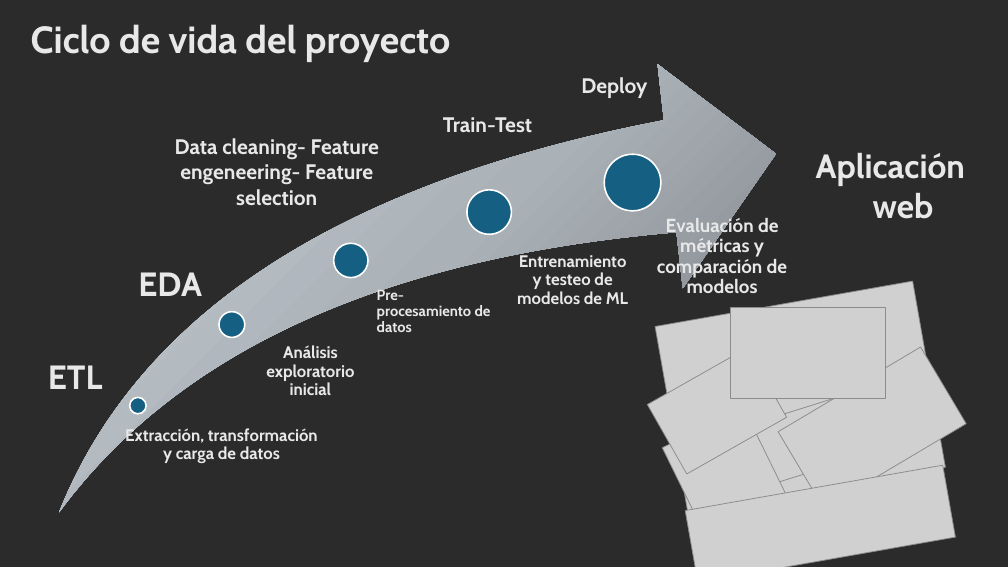
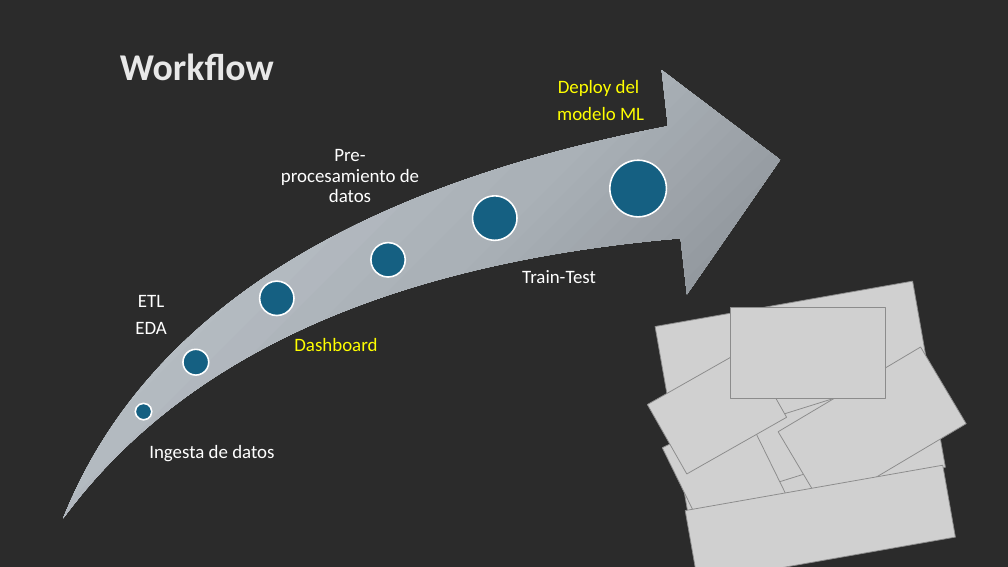
Before and after one commit to AgusDRizzo/Prueba, a slide deck: slide 4 of Presentacion_Data_Compass.pptx (slide 3 before the commit). Drawn at 1008x567 pixels with LibreOffice and Linux fonts; fonts in the diff are those of the drawing; grey boxes stand for pictures; background and template pictures are left out; a plain dark background stands for a picture behind light text. Boxes give left, top, right and bottom in pixels: in the first picture for what was removed or moved away, otherwise in the second. Text is boxed around its words. In the diff, an @@ line names an element or a change of style, - is before the commit and + after.

```diff
--- a/Presentacion_Data_Compass.pptx
+++ b/Presentacion_Data_Compass.pptx
@@ text at (120,53,274,81): text changed; font Cabin to Calibri @@
-Ciclo de vida del proyecto
+Workflow
@@ free added at (478,77,694,192), 18 pt, text #FFFF00 @@
+Deploy del
+modelo ML
@@ text removed at (581,77,647,98) @@
-Deploy
@@ text removed at (175,138,379,205) @@
-Data cleaning- Feature engeneering- Feature selection
@@ free "Pre-procesamiento de datos": place and size @@
-free "Pre-procesamiento de datos" at (377,288,491,332)
+free "Pre-procesamiento de datos" at (260,145,421,195)
@@ free "Pre-procesamiento de datos" at (260,145,421,195): size 14 to 18 pt, font Cabin to Calibri, text colour #E8E8E8 to #FFFFFF, bold off; alignment left to centre; more space between paragraphs @@
@@ 3 ellipses, 1 swoosh arrow: place and size @@
-3 ellipses, 1 swoosh arrow at (59,64,776,513)
+3 ellipses, 1 swoosh arrow at (64,70,780,519)
@@ text removed at (816,153,965,219) @@
-Aplicación
-web
@@ group removed at (125,216,788,463): 4 texts @@
-Extracción, transformación y carga de datos
-Análisis exploratorio inicial
-Entrenamiento y testeo de modelos de ML
-Evaluación de métricas y comparación de modelos
@@ ellipse: place and size @@
-ellipse at (333,243,368,278)
+ellipse at (371,243,406,278)
@@ free "Train-Test": place and size @@
-free "Train-Test" at (443,117,532,132)
+free "Train-Test" at (476,267,619,387)
@@ free "Train-Test" at (476,267,619,387): size 20 to 18 pt, font Cabin to Calibri, text colour #E8E8E8 to #FFFFFF, bold off; line spacing 1 to 0.9; more space between paragraphs @@
@@ free "ETL": place and size @@
-free "ETL" at (138,272,202,296)
+free "ETL" at (88,291,206,346)
@@ text in free at (138,295,164,307): paragraph added @@
+ETL
@@ ellipse added at (259,281,294,316), fill #156082, outline #FFFFFF 1.5 pt @@
@@ text in free at (135,322,166,334): size 32 to 18 pt, font Cabin to Calibri, text colour #E8E8E8 to #FFFFFF, bold off in "EDA"; alignment left to centre; line spacing 1 to 0.9; more space between paragraphs @@
@@ ellipse: place and size @@
-ellipse at (219,312,245,337)
+ellipse at (183,349,209,375)
@@ text added at (294,338,377,351), 18 pt, text #FFFF00 @@
+Dashboard
@@ text removed at (48,365,103,389) @@
-ETL
@@ free added at (132,442,284,492), 18 pt, text #FFFFFF @@
+Ingesta de datos
```
Also in this commit, not shown: 2 other slides changed, 2 slides added, 2 slides removed, 15 other files.
